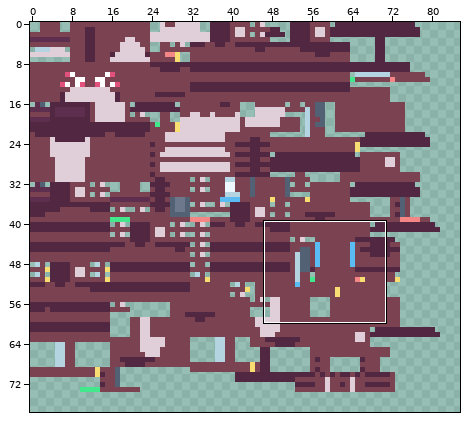
Sprite sheet: src/main/resources/assets/changed/textures/latex_stiger.png. The first picture is a wide view before the edit; the outline marks the close-up.
Close-up. Before the commit:
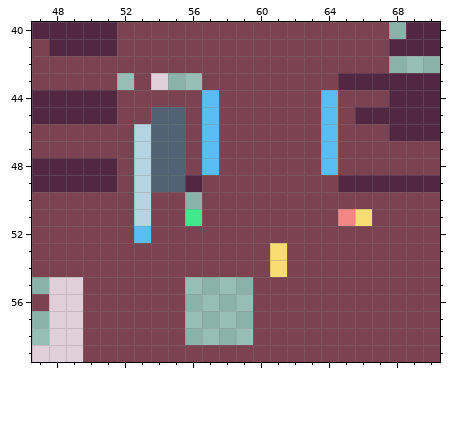
The file is 128x128 pixels. Shown: x 47..70, y 40..59. The wide view leaves out empty margins. The commit also changed other parts of the picture, which this record leaves out.
And afterwards:
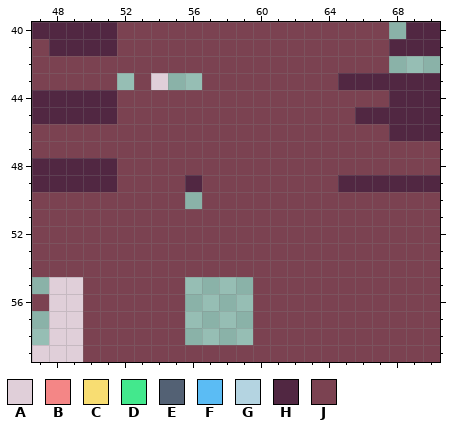
Palette (. is transparent): A #e0cfd9  B #f48686  C #f8dd72  D #43e88d  E #536174  F #5bbcf4  G #b4d4e1  H #512742  J #7b4251
Changes in this commit:
Changed rows in their new state; - is an unchanged pixel.
first column x 53:
44 ----J------J--
45 -JJ-J------J--
46 JJJ-J------J--
47 JJJ-J------J--
48 JJJ-J------J--
49 JJJ-----------
50 J-------------
51 J--J--------JJ
52 J-------------
53 --------J-----
54 --------J-----
Changed places in both close-ups, as pixel boxes (x1, y1, x2, y2):
changed: (134, 90, 287, 277)
changed: (321, 90, 372, 226)
